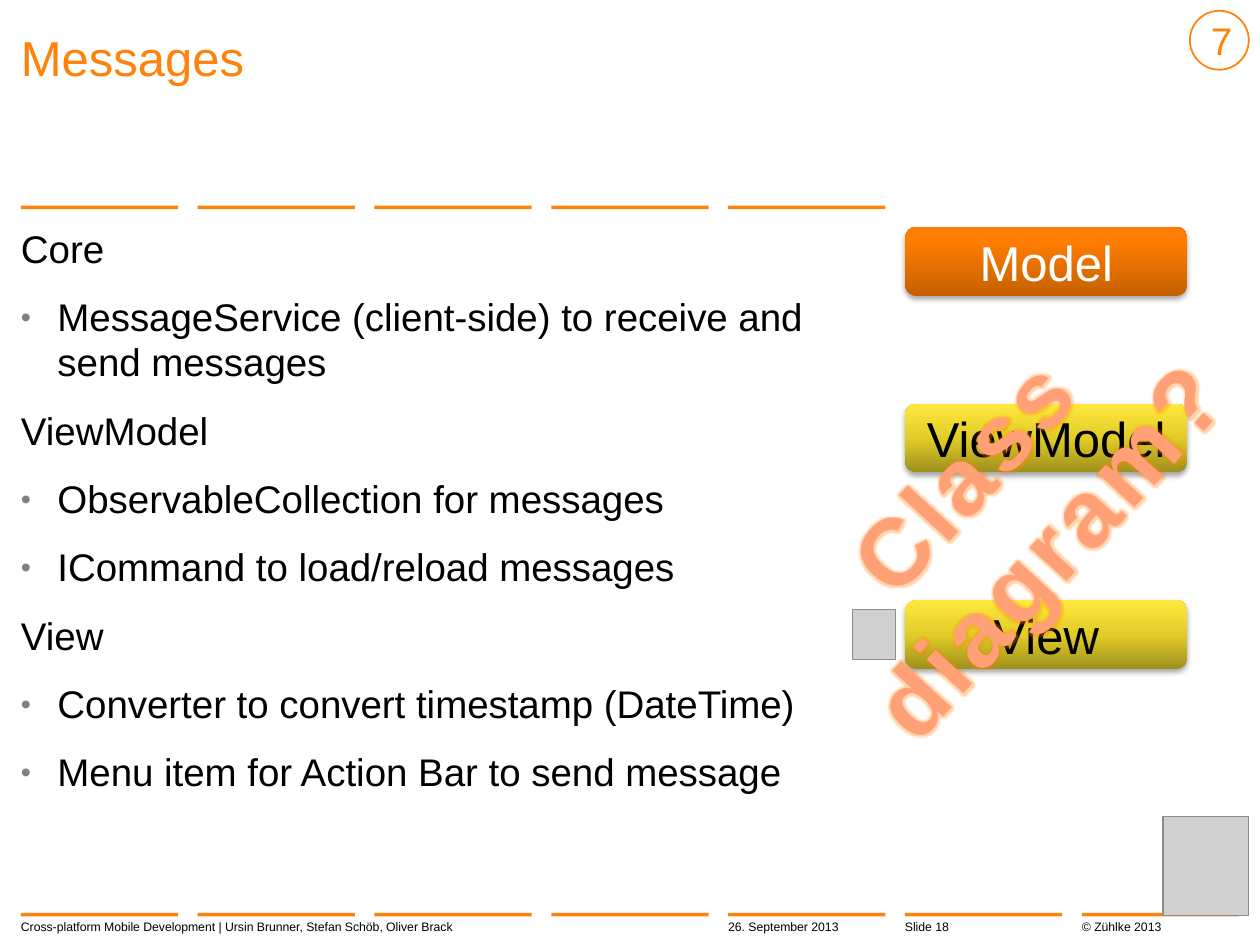
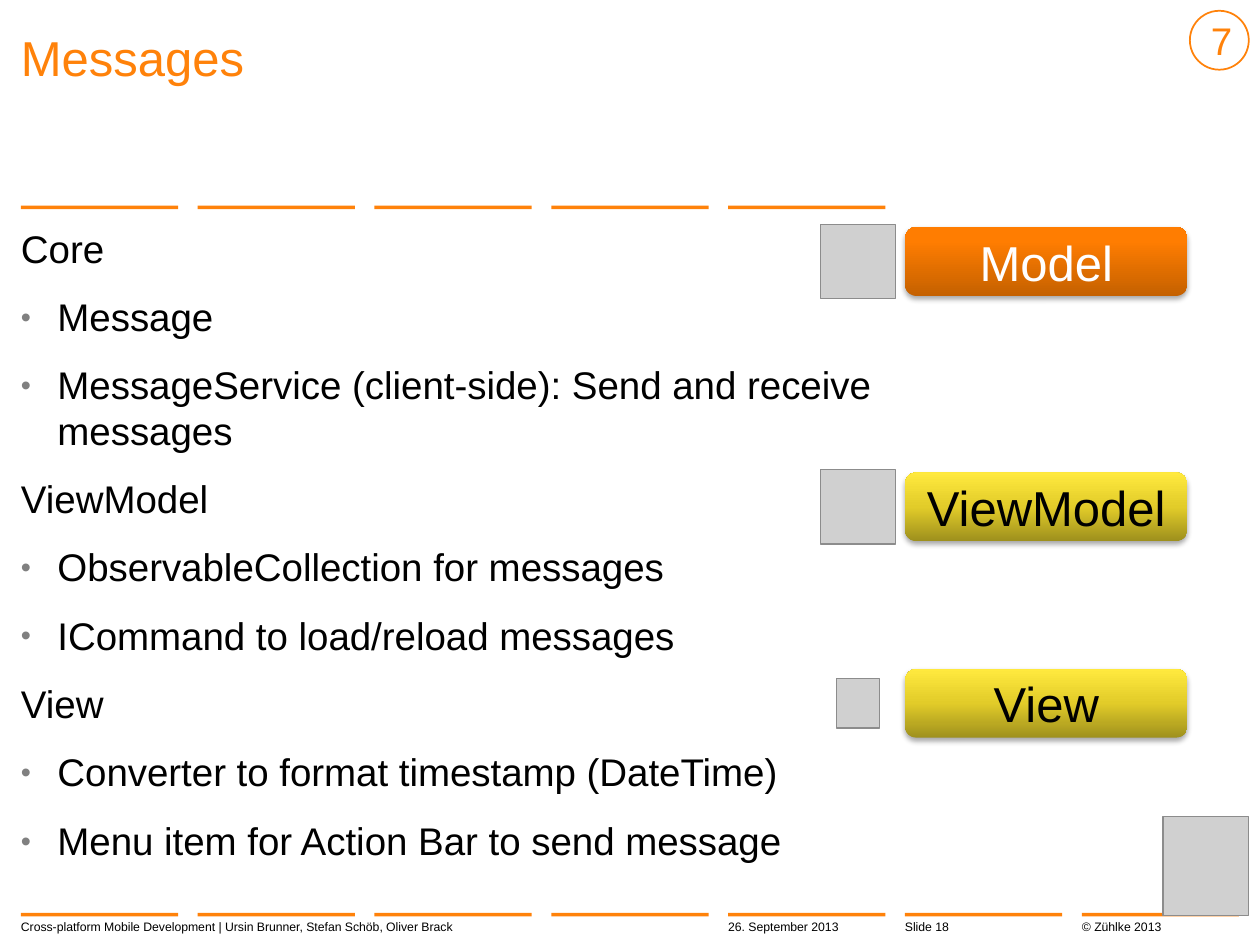
Before and after one commit to brunnurs/zxm, a slide deck: slide 18 of docs/13-09-26 Cross-platform mobile development with C#.pptx. Drawn at 1260x945 pixels with LibreOffice and Linux fonts; fonts in the diff are those of the drawing; grey boxes stand for pictures; background and template pictures are left out. Boxes give left, top, right and bottom in pixels: in the first picture for what was removed or moved away, otherwise in the second. Text is boxed around its words. In the diff, an @@ line names an element or a change of style, - is before the commit and + after.

```diff
--- a/docs/13-09-26 Cross-platform mobile development with C#.pptx
+++ b/docs/13-09-26 Cross-platform mobile development with C#.pptx
@@ text removed at box(682, 175, 1242, 771) @@
-Class diagram?
@@ picture added at box(820, 224, 895, 299) @@
@@ text at box(57, 304, 871, 452): text changed @@
-  • MessageService (client-side) to receive and send messages
+  • Message
+  • MessageService (client-side): Send and receive messages
@@ picture added at box(820, 470, 895, 544) @@
@@ rounded rectangle "ViewModel": place and size @@
-rounded rectangle "ViewModel" at box(905, 403, 1187, 472)
+rounded rectangle "ViewModel" at box(905, 472, 1187, 542)
@@ picture: place and size @@
-picture at box(853, 610, 896, 659)
+picture at box(837, 679, 879, 728)
@@ rounded rectangle "View": place and size @@
-rounded rectangle "View" at box(905, 600, 1187, 669)
+rounded rectangle "View" at box(905, 669, 1187, 738)
@@ text at box(57, 758, 778, 794): text changed @@
-  • Converter to convert timestamp (DateTime)
+  • Converter to format timestamp (DateTime)
```
Also in this commit, not shown: 10 other slides changed.
